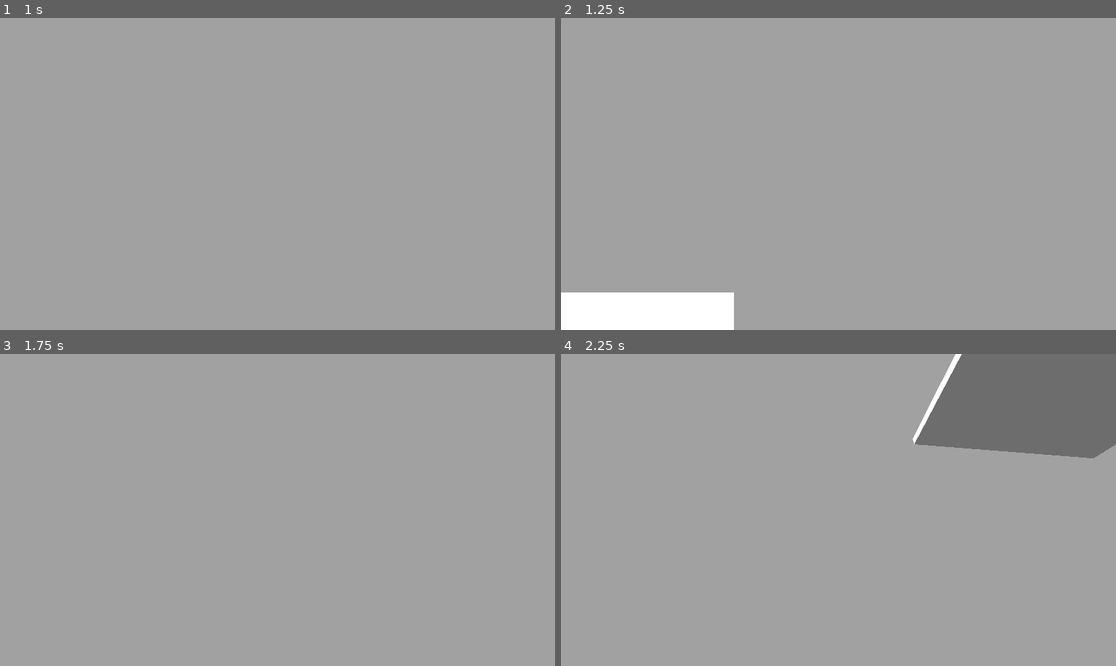
Above: before the commit, frames 1-4 (two rows, left to right).
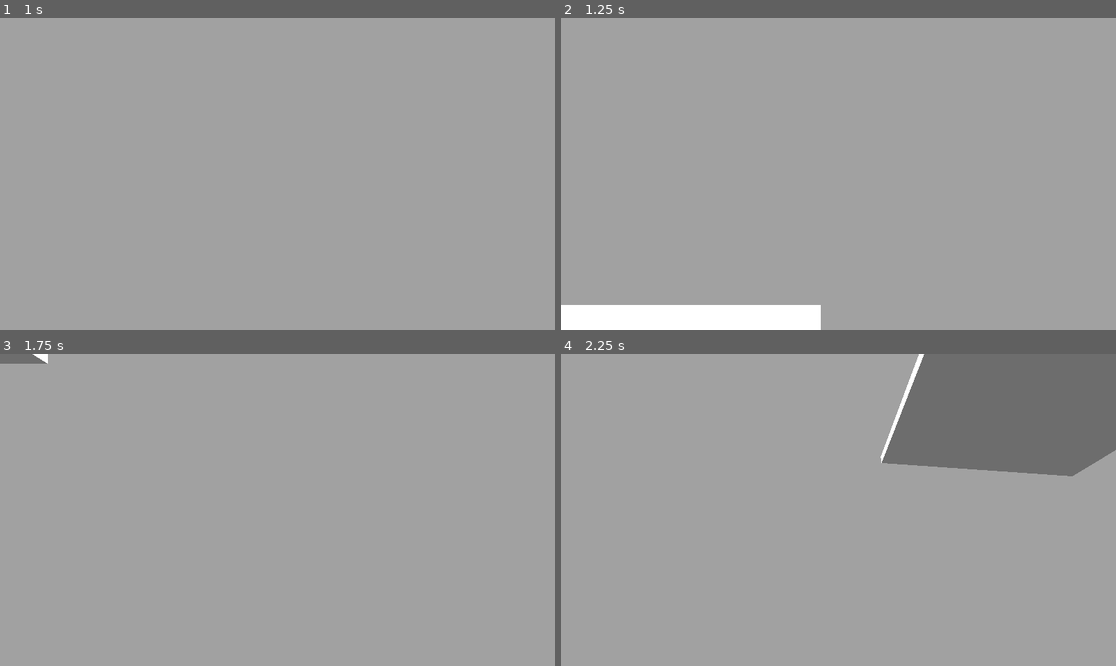
Above: after the commit, the same moments.

Repository: NeeravaNraj/ProjectX
Game: Godot game, scene res://components/levels/test_level.tscn
The game is run twice, just before and just after one commit, with the same random seed, the same clock (stepped at 60 frames per second) and the same inputs.
Inputs (mouse positions are in pixels of both pictures, inside the frame that each line leads up to):
- Up to frame 1 (1 s): tap Enter at 0.5 s; move the mouse to (399, 158) at 0.52 s; hold D (move_right) from 0.53 s (still down); tap Space (jump) at 0.6, 0.77 s
- Up to frame 2 (1.25 s): keep holding D (move_right); tap Space (jump) at 1.07 s
- Up to frame 3 (1.75 s): move the mouse to (166, 525) at 1.27 s; release D (move_right) at 1.28 s; hold S (move_down) from 1.28 s (still down); click (166, 525) at 1.35 s; tap Space (jump) at 1.52, 1.55 s
- Up to frame 4 (2.25 s): tap Space (jump) at 1.82, 2.1 s; move the mouse to (849, 503) at 2.02 s; release S (move_down) at 2.03 s; hold W (move_up) from 2.03 s (still down)

Frame 1 is identical in both runs. In frame 2, 2.5% of the frame differs, in the area x 0-47%, y 87-100%; in frame 3, 0.3%; in frame 4, 4.3%, in the area x 57-100%, y 0-40%.

Commit message:
Setting jump power to be slightly higher

Diff:
--- a/components/character/player.gd
+++ b/components/character/player.gd
@@ -4,13 +4,12 @@
 @export_range(0.0, 1.0) var mouse_sens := 0.75
 
 @export_group("Movement")
-@export var jump_power := 8.0
+@export var jump_power := 10.0
 
 @onready var _camera: Camera3D = %Camera
 @onready var _camera_pivot: Node3D = %CameraPivot
 @onready var _velocity: VelocityComponent = %Velocity
 
-var _gravity := -30.0
 var _camera_input_direction := Vector2.ZERO
 var _last_movement_direction := Vector3.BACK
 
--- a/components/character/player.tscn
+++ b/components/character/player.tscn
@@ -30,7 +30,8 @@
 
 [node name="Velocity" parent="." unique_id=1034921754 instance=ExtResource("2_b1s2y")]
 unique_name_in_owner = true
-max_speed = 8.0
+max_speed = 6.0
 acceleration_coef = 15.0
+deceleration_coef = 30.0
 
 [node name="PlayerControl" parent="Velocity" unique_id=514334726 instance=ExtResource("3_eti3u")]
